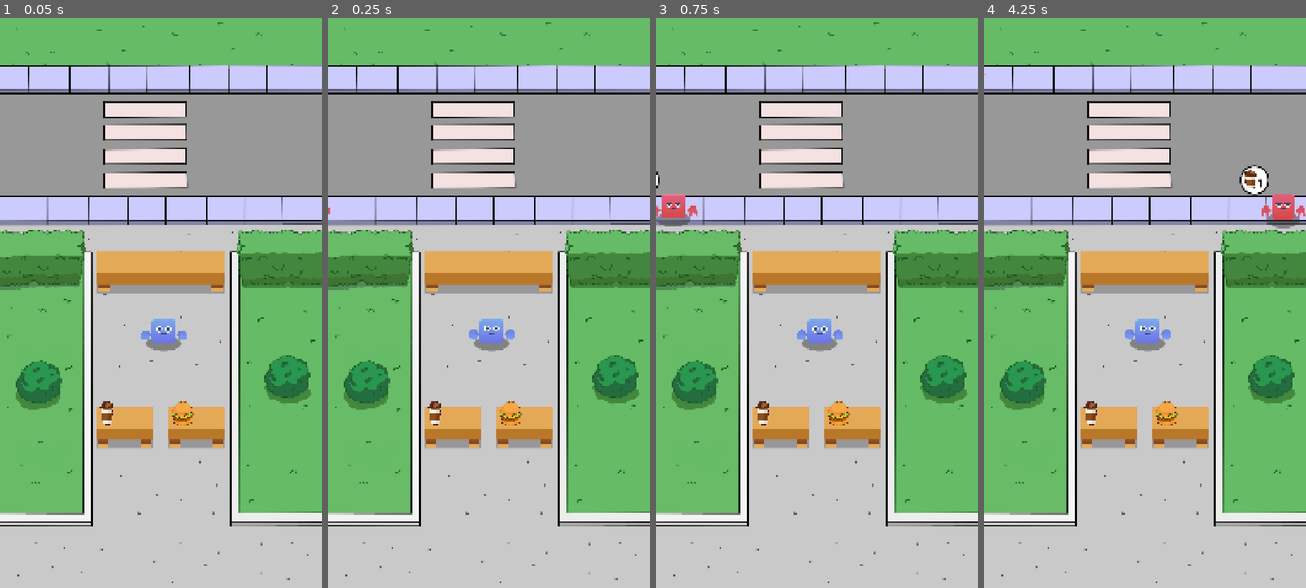
Above: before the commit, frames 1-4 (left to right).
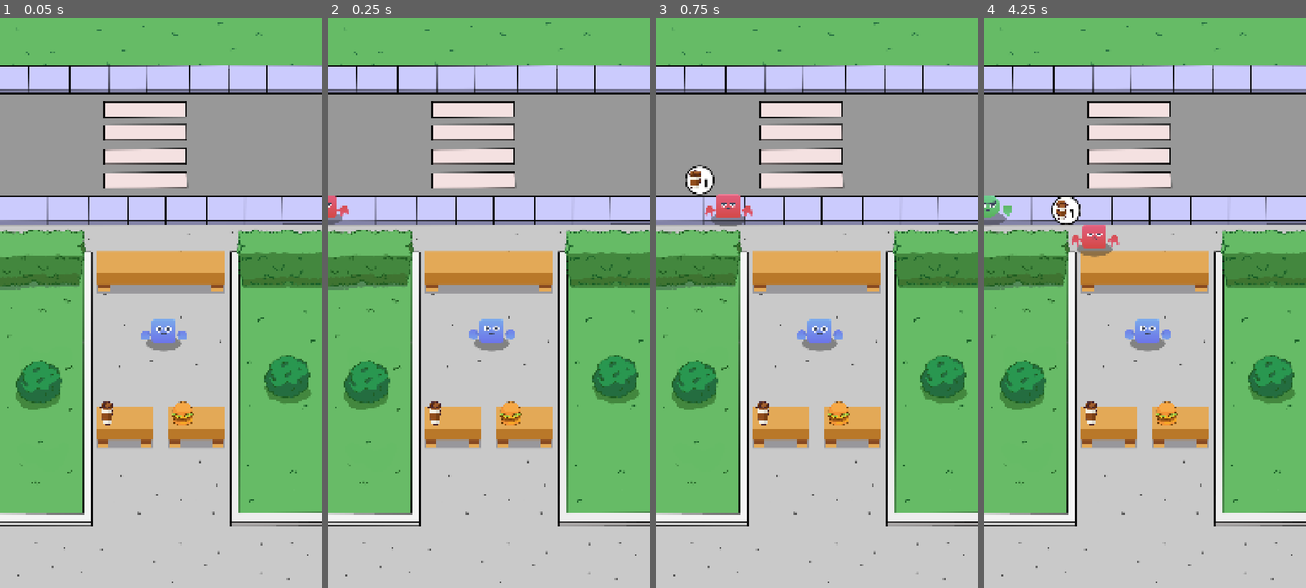
Above: after the commit, the same moments.

Repository: LHO-Developments/Godot-Projects
Game: Godot game, scene res://Scenes/game/game.tscn
Two runs of this game, one before a commit and one after it. Both use one fixed random seed, a clock stepped at 60 frames per second and the inputs below.
Inputs:
- Up to frame 1 (0.05 s): no input
- Up to frame 2 (0.25 s): no input
- Up to frame 3 (0.75 s): no input
- Up to frame 4 (4.25 s): no input

Frame 1 is identical in both runs. In frame 2, 0.2% of the frame differs, in the area x 0-7%, y 31-37%; in frame 3, 1.4%; in frame 4, 2.1%, in the area x 0-100%, y 9-42%.

Commit message:
Add customers to move to counter

Diff:
--- a/Idle Food Stand/idle-food-stand/Scenes/customer/customer.gd
+++ b/Idle Food Stand/idle-food-stand/Scenes/customer/customer.gd
@@ -16,12 +16,32 @@
 var request_quantity: int;
 var current_order_status: int;
 
+var counter_pos: Vector2;
+
 func init_customer(item: Item, quantity: int) -> void:
 	request_item = item;
 	request_quantity = quantity;
 	current_order_status = quantity;
 	show_order_ui(); #for testing
 
+
+func move_to_counter() -> void:
+	play_move_anim();
+	var tween: Tween = create_tween();
+	tween.tween_property(
+		self,
+		"position",
+		Vector2(counter_pos.x, position.y),
+		1.0
+	);
+	tween.tween_interval(0.2);
+	tween.tween_property(
+		self,
+		"position",
+		counter_pos,
+		1.0);
+	tween.tween_interval(0.5);
+	tween.finished.connect(func(): anim_player.play("Idle"));
 
 func set_sprites(data: CustomerData) -> void:
 	body.texture = data.body;
--- a/Idle Food Stand/idle-food-stand/Scenes/game/game.tscn
+++ b/Idle Food Stand/idle-food-stand/Scenes/game/game.tscn
@@ -14,6 +14,7 @@
 [ext_resource type="Resource" uid="uid://flbbxma5dx4a" path="res://data/customer_yellow.tres" id="12_2wwbv"]
 [ext_resource type="Resource" uid="uid://bsfqyw3yg45tg" path="res://data/custommer_pink.tres" id="13_klkrs"]
 [ext_resource type="PackedScene" uid="uid://cxeqijfw6weed" path="res://Scenes/customer/customer.tscn" id="14_hxkax"]
+[ext_resource type="Script" uid="uid://e5gph3t0xv7k" path="res://Scenes/managers/counter_manager.gd" id="15_7rk1p"]
 
 [node name="Game" type="Node2D"]
 
@@ -65,4 +66,21 @@
 [node name="BottomSpawnPos" type="Marker2D" parent="CustomerManager"]
 position = Vector2(-145, 639)
 
+[node name="CounterManager" type="Node" parent="." node_paths=PackedStringArray("counter_positions")]
+unique_name_in_owner = true
+script = ExtResource("15_7rk1p")
+counter_positions = [NodePath("Pos_0"), NodePath("Pos_1"), NodePath("Pos_2"), NodePath("Pos_3")]
+
+[node name="Pos_0" type="Marker2D" parent="CounterManager"]
+position = Vector2(370, 740)
+
+[node name="Pos_1" type="Marker2D" parent="CounterManager"]
+position = Vector2(480, 740)
+
+[node name="Pos_2" type="Marker2D" parent="CounterManager"]
+position = Vector2(590, 740)
+
+[node name="Pos_3" type="Marker2D" parent="CounterManager"]
+position = Vector2(700, 740)
+
 [connection signal="timeout" from="CustomerManager/SpawnTimer" to="CustomerManager" method="_on_spawn_timer_timeout"]
--- /dev/null
+++ b/Idle Food Stand/idle-food-stand/Scenes/managers/counter_manager.gd
@@ -0,0 +1,25 @@
+extends Node
+class_name CounterManager;
+
+@export var counter_positions: Array[Marker2D];
+
+var counter: Dictionary[int, Customer] = {
+	0: null,
+	1: null,
+	2: null,
+	3: null,
+}
+func get_free_index() -> int:
+	for key in counter:
+		if counter[key] == null:
+			return key;
+	return -1;
+
+
+func assign_customer(customer: Customer) -> void:
+	var index: int = get_free_index();
+	if index == -1:
+		return;
+	counter[index] = customer;
+	var free_counter_pos: Vector2 = counter_positions[index].position;
+	customer.counter_pos = free_counter_pos;
--- a/Idle Food Stand/idle-food-stand/Scenes/managers/customer_manager.gd
+++ b/Idle Food Stand/idle-food-stand/Scenes/managers/customer_manager.gd
@@ -4,6 +4,7 @@
 @export var spawn_positions: Array[Marker2D];
 @export var customer_sprites: Array[CustomerData];
 @export var customer_scene: PackedScene;
+@onready var counter_manager: CounterManager = %CounterManager
 
 func _ready() -> void:
 	spawn_customer();
@@ -21,15 +22,21 @@
 	var random_item: Item = GameManager.get_random_item();
 	customer.init_customer(random_item,random_quantity);
 
-	#get random spawn pos
-	var random_start_pos: Marker2D = spawn_positions.pick_random();
-	customer.position = random_start_pos.position;
-	customer.play_move_anim();
+	if counter_manager.get_free_index() != -1:
+		customer.position = spawn_positions[1].position;
+		customer.z_index = 100; # make the customers be layer top when on ccunter
+		counter_manager.assign_customer(customer);
+		customer.move_to_counter();
+	else:
+		#get random spawn pos
+		var random_start_pos: Marker2D = spawn_positions.pick_random();
+		customer.position = random_start_pos.position;
+		customer.play_move_anim();
 
-	#make customer move right and then delete after
-	var tween: Tween = create_tween();
-	tween.tween_property(customer,"position",customer.position + Vector2.RIGHT * 1350,5);
-	tween.finished.connect(func(): customer.queue_free());
+		#make customer move right and then delete after
+		var tween: Tween = create_tween();
+		tween.tween_property(customer,"position",customer.position + Vector2.RIGHT * 1350,5);
+		tween.finished.connect(func(): customer.queue_free());
 
 
 func _on_spawn_timer_timeout() -> void:
Not shown: 1 places in Idle Food Stand/idle-food-stand/Scenes/game/game.tscn that only renumber resources
Not shown, added: Idle Food Stand/idle-food-stand/Scenes/managers/counter_manager.gd.uid
